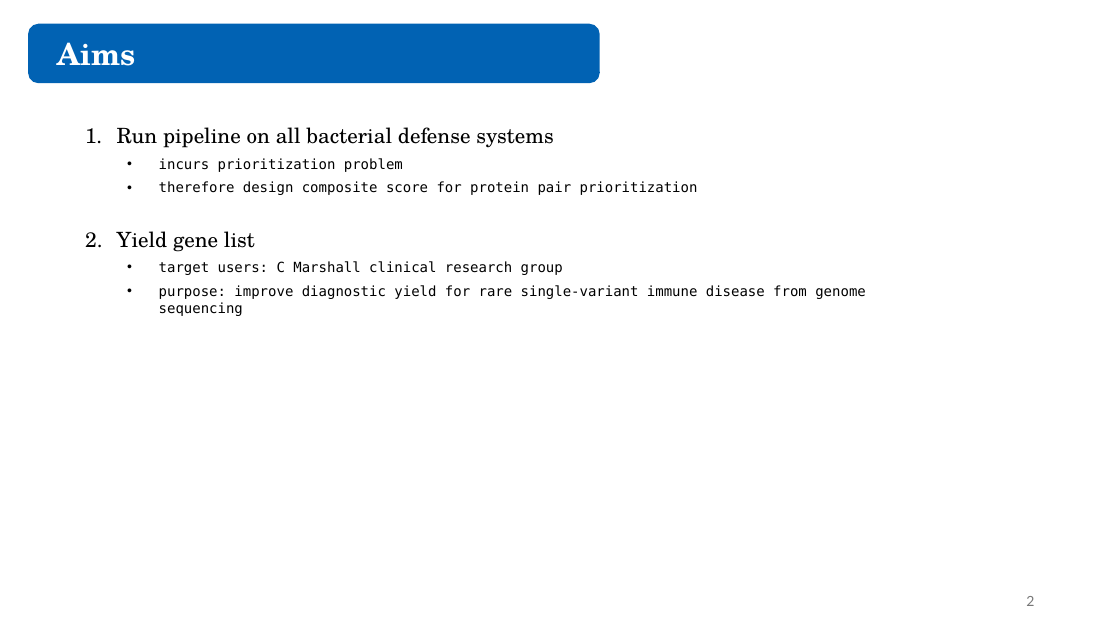
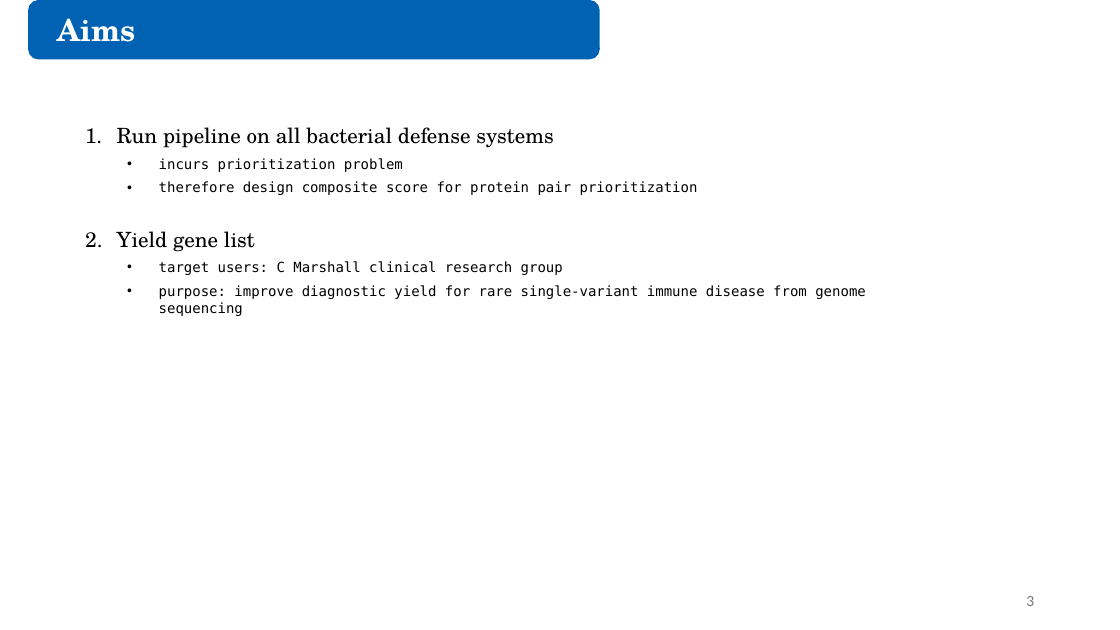
Before and after one commit to juliandeanmoran/BISSH, a slide deck: slide 3 of reports/2026-08-28_projectUpdate_3/2026-08-28_projectUpdate_3_jmoran.pptx (slide 2 before the commit). Drawn at 1120x630 pixels with LibreOffice and Linux fonts; fonts in the diff are those of the drawing. Boxes give left, top, right and bottom in pixels: in the first picture for what was removed or moved away, otherwise in the second. Text is boxed around its words. In the diff, an @@ line names an element or a change of style, - is before the commit and + after.

```diff
--- a/reports/2026-08-28_projectUpdate_3/2026-08-28_projectUpdate_3_jmoran.pptx
+++ b/reports/2026-08-28_projectUpdate_3/2026-08-28_projectUpdate_3_jmoran.pptx
@@ rounded rectangle: place and size @@
-rounded rectangle at [29, 24, 599, 82]
+rounded rectangle at [29, 1, 599, 59]
@@ text "Aims": place and size @@
-text "Aims" at [57, 42, 136, 66]
+text "Aims" at [57, 18, 136, 42]
@@ page number at [1026, 596, 1034, 606]: text changed @@
-2
+3
```
Also in this commit, not shown: 4 other slides changed, 5 slides added, 1 slide removed.
